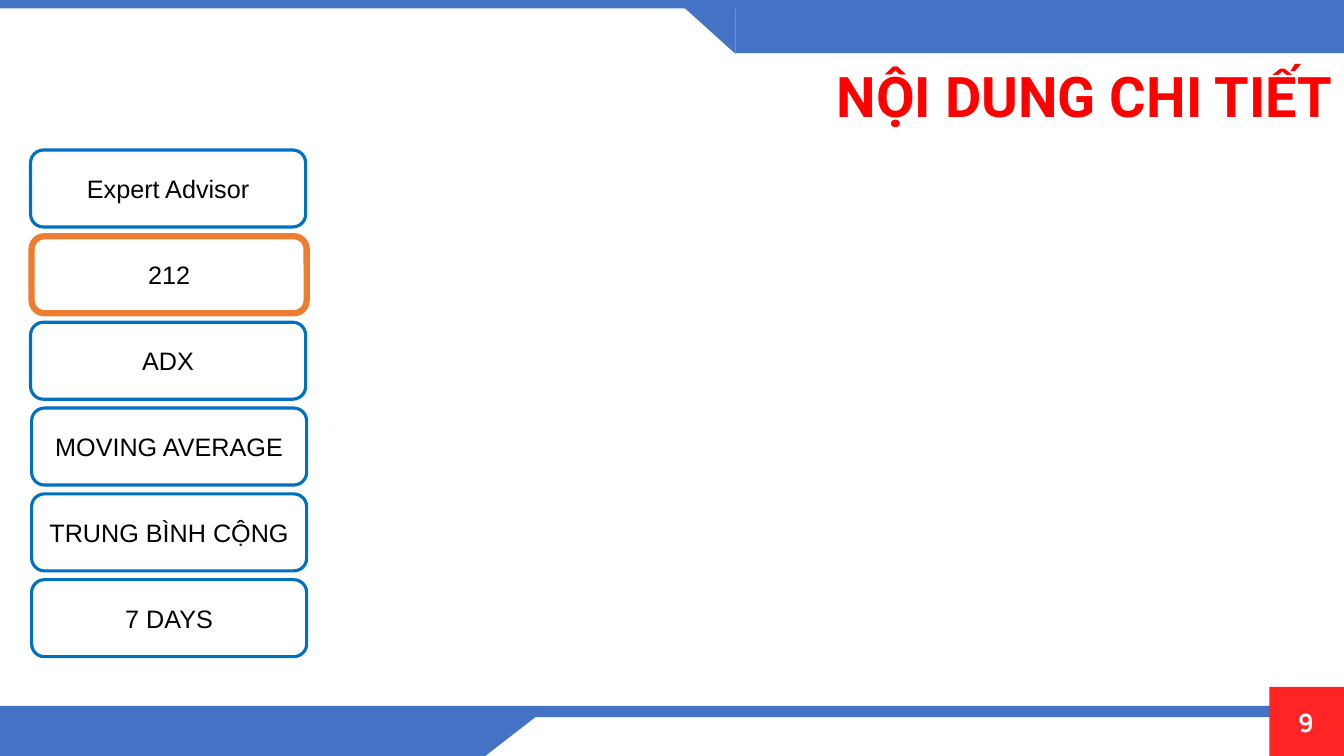
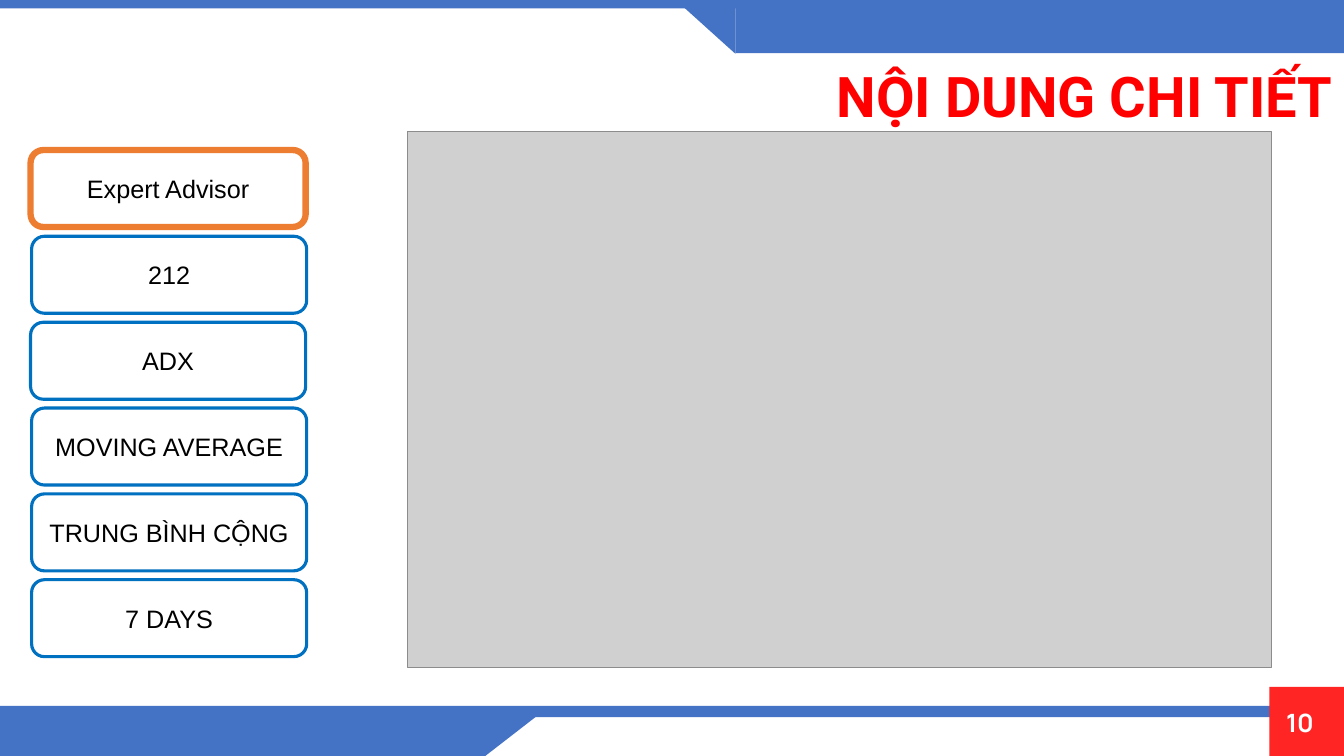
Before and after one commit to OrangeFoxie/DO-AN-TONG-HOP, a slide deck: slide 10 of PowerPoint/slide/DATH-01.pptx (slide 9 before the commit). Drawn at 1344x756 pixels with LibreOffice and Linux fonts; fonts in the diff are those of the drawing; grey boxes stand for pictures; background and template pictures are left out. Boxes give left, top, right and bottom in pixels: in the first picture for what was removed or moved away, otherwise in the second. Text is boxed around its words. In the diff, an @@ line names an element or a change of style, - is before the commit and + after.

```diff
--- a/PowerPoint/slide/DATH-01.pptx
+++ b/PowerPoint/slide/DATH-01.pptx
@@ picture added at (408,131,1272,667) @@
@@ rounded rectangle "Expert Advisor" at (30,150,306,227): outline #0070C0 2.25 pt to #ED7D31 4.5 pt @@
@@ rounded rectangle "212" at (31,236,307,313): outline #ED7D31 4.5 pt to #0070C0 2.25 pt @@
@@ page number at (1286,713,1314,733): text changed @@
-9
+10
```
Also in this commit, not shown: 10 other slides changed, 15 slides added, 14 other files.
